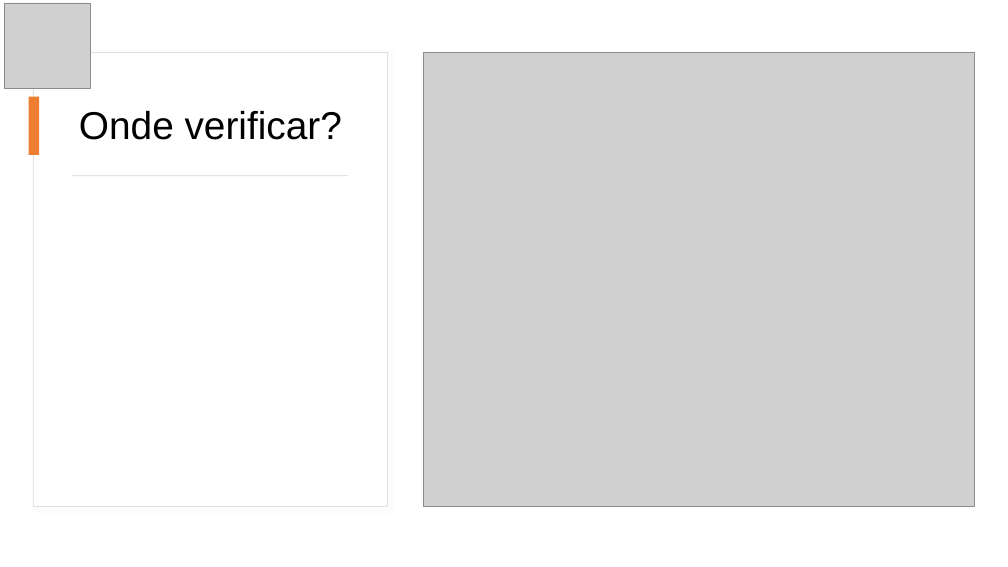
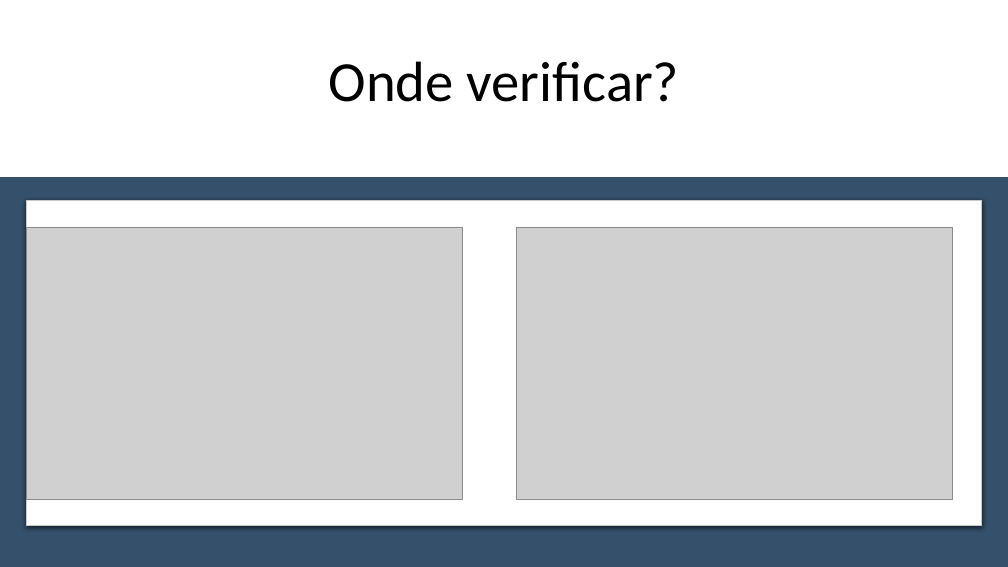
Before and after one commit to Anderson-MF/SPRINT2-SUSTABIL-PROJETO, a slide deck: slide 8 of SUSTABIL - Apresentação real.pptx. Drawn at 1008x567 pixels with LibreOffice and Linux fonts; fonts in the diff are those of the drawing; grey boxes stand for pictures. Boxes give left, top, right and bottom in pixels: in the first picture for what was removed or moved away, otherwise in the second. Text is boxed around its words. In the diff, an @@ line names an element or a change of style, - is before the commit and + after.

```diff
--- a/SUSTABIL - Apresentação real.pptx
+++ b/SUSTABIL - Apresentação real.pptx
@@ picture removed at [5,3,90,88] @@
@@ title "Onde verificar?": place and size @@
-title "Onde verificar?" at [79,111,342,140]
+title "Onde verificar?" at [329,61,680,102]
@@ title "Onde verificar?" at [329,61,680,102]: size 37 to 54 pt, font Arial to Calibri; vertical alignment middle to bottom @@
@@ rectangle removed at [34,52,388,507] @@
@@ rectangle removed at [29,97,39,155] @@
@@ rectangle added at [0,177,1008,567], fill #35506B @@
@@ rectangle removed at [73,175,348,176] @@
@@ rounded rectangle added at [26,200,982,526], fill #FFFFFF, outline #C8CACA 0.75 pt @@
@@ picture added at [26,227,463,499] @@
@@ picture: place and size @@
-picture at [423,52,974,507]
+picture at [516,227,953,499]
```
Also in this commit, not shown: 14 other slides changed, 1 slide added, 1 slide removed.
